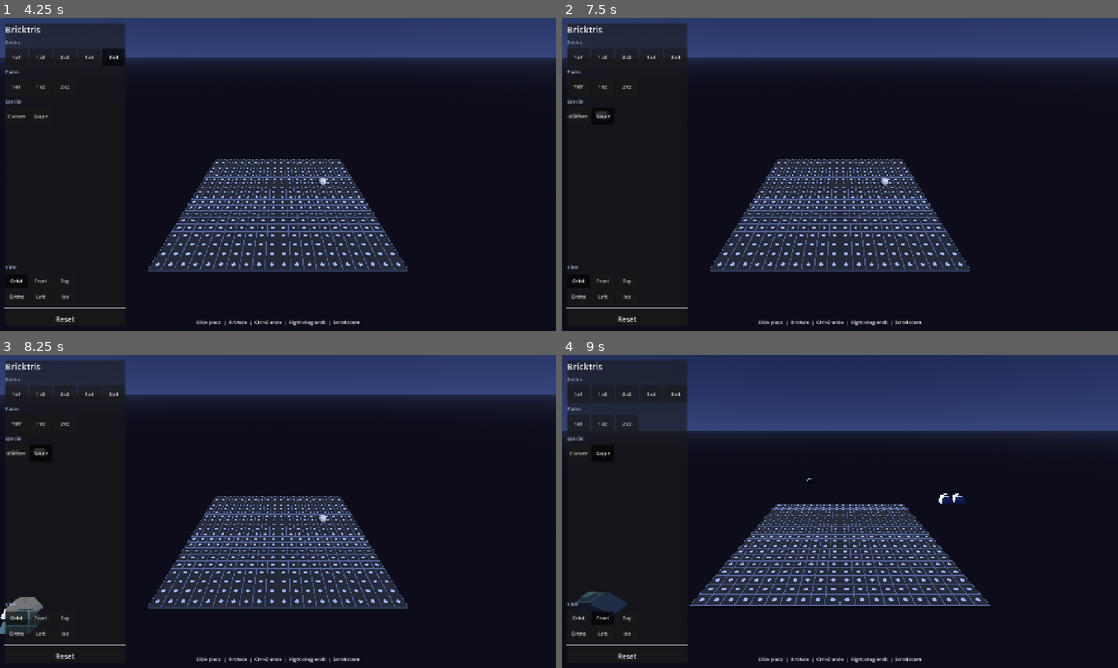
Above: before the commit, frames 1-4 (two rows, left to right).
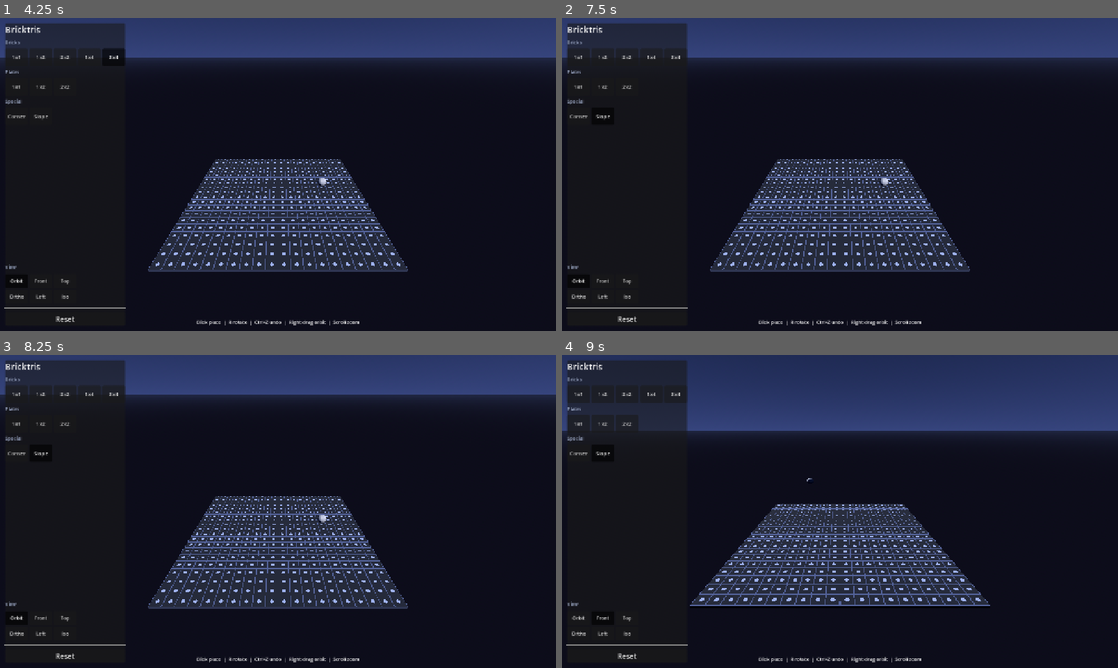
Above: after the commit, the same moments.

Repository: ZacharyEllison/games
Game: Godot game, scene res://scenes/main.tscn
Two runs of this game, one before a commit and one after it. Both use one fixed random seed, a clock stepped at 60 frames per second and the inputs below.
Inputs:
- Up to frame 1 (4.25 s): click "1x1" at 0.5 s; click "1x2" at 1.25 s; click "2x2" at 2 s; click "1x4" at 2.75 s; click "2x4" at 3.5 s
- Up to frame 2 (7.5 s): click "1x1" at 4.25 s; click "1x2" at 5 s; click "2x2" at 5.75 s; click "Corner" at 6.5 s; click "Slope" at 7.25 s
- Up to frame 3 (8.25 s): click "Orbit" at 8 s
- Up to frame 4 (9 s): click "Front" at 8.75 s

Frame 1 is identical in both runs. In frame 2, less than 0.1% of the frame differs, in the area x 1-13%, y 21-32%; in frame 3, 0.5%, in the area x 0-13%, y 21-90%; in frame 4, 0.5%.

Commit message:
Prevent Bricktris off-grid placement and UI click-through.
Reject footprints outside the desk grid, route mouse input through unhandled_input so sidebar clicks do not place bricks, and re-export the web build.

Diff:
--- a/bricktris/scripts/build_grid.gd
+++ b/bricktris/scripts/build_grid.gd
@@ -41,6 +41,8 @@
 	var steps := GridSnapper.rot_steps_from_y(rot_y)
 	var studs := GridSnapper.rotated_studs(GridSnapper.studs_for(type), steps)
 	var xz := GridSnapper.snap_xz(hit, studs)
+	if not GridSnapper.footprint_fits_desk(xz, studs):
+		return {}
 	var y := bottom_y(type, xz, steps)
 	return {
 		"position": Vector3(xz.x, y, xz.y),
--- a/bricktris/scripts/grid_snapper.gd
+++ b/bricktris/scripts/grid_snapper.gd
@@ -72,6 +72,14 @@
 			cells.append(Vector2i(min_ix + ix, min_iz + iz))
 	return cells
 
+static func footprint_fits_desk(center_xz: Vector2, studs: Vector2i) -> bool:
+	for cell in footprint_indices(center_xz, studs):
+		if cell.x < 0 or cell.y < 0:
+			return false
+		if cell.x >= BuildLayout.DESK_STUDS or cell.y >= BuildLayout.DESK_STUDS:
+			return false
+	return true
+
 static func snap_rotation(rot_y: float) -> float:
 	return float(rot_steps_from_y(rot_y)) * (PI * 0.5)
 
--- a/bricktris/scripts/hud.gd
+++ b/bricktris/scripts/hud.gd
@@ -125,6 +125,11 @@
 func get_selected_type() -> String:
 	return _selected_type
 
+func is_pointer_over_ui(screen_pos: Vector2) -> bool:
+	if not desktop_palette.visible:
+		return false
+	return desktop_palette.get_global_rect().has_point(screen_pos)
+
 func _show_desktop_ui() -> void:
 	desktop_palette.show()
 	hint_label.show()
--- a/bricktris/scripts/main.gd
+++ b/bricktris/scripts/main.gd
@@ -264,8 +264,11 @@
 	var hit := _raycast_surface(right_hand.global_position, -right_hand.global_transform.basis.y)
 	if hit == Vector3.INF:
 		hit = right_hand.global_position
-	_finalize_placement(held_brick as Brick, _grabbed_type, held_brick.rotation.y,
-		BuildGrid.placement(_grabbed_type, hit, held_brick.rotation.y))
+	var p: Dictionary = BuildGrid.placement(_grabbed_type, hit, held_brick.rotation.y)
+	if p.is_empty():
+		held_brick = null
+		return
+	_finalize_placement(held_brick as Brick, _grabbed_type, held_brick.rotation.y, p)
 	held_brick = null
 
 func _release_velocity() -> Vector3:
@@ -420,8 +423,20 @@
 	return _raycast_surface(origin, dir)
 
 func _update_desktop_ghost() -> void:
+	var mouse := get_viewport().get_mouse_position()
+	if hud.is_pointer_over_ui(mouse):
+		if _desktop_ghost:
+			_desktop_ghost.visible = false
+		return
+
 	var hit := _pointer_hit()
 	if hit == Vector3.INF:
+		if _desktop_ghost:
+			_desktop_ghost.visible = false
+		return
+
+	var p: Dictionary = BuildGrid.placement(_desktop_type, hit, deg_to_rad(_desktop_ghost_rot))
+	if p.is_empty():
 		if _desktop_ghost:
 			_desktop_ghost.visible = false
 		return
@@ -434,7 +449,6 @@
 		bricks_container.add_child(_desktop_ghost)
 		(_desktop_ghost as Brick).set_ghost(true)
 
-	var p: Dictionary = BuildGrid.placement(_desktop_type, hit, deg_to_rad(_desktop_ghost_rot))
 	_desktop_ghost.visible = true
 	_desktop_ghost.global_position = p["position"]
 	_desktop_ghost.rotation.y = p["rot_y"]
@@ -445,6 +459,17 @@
 		_desktop_ghost = null
 
 func _input(event: InputEvent) -> void:
+	if _in_vr:
+		return
+	if event is InputEventKey and event.pressed and not event.echo:
+		if event.keycode == KEY_R:
+			_desktop_ghost_rot = fmod(_desktop_ghost_rot + 90.0, 360.0)
+			if _desktop_ghost:
+				_desktop_ghost.rotation.y = deg_to_rad(_desktop_ghost_rot)
+		elif event.keycode == KEY_Z and (event.ctrl_pressed or event.meta_pressed):
+			_desktop_undo()
+
+func _unhandled_input(event: InputEvent) -> void:
 	if _in_vr:
 		return
 	if event is InputEventMouseButton:
@@ -458,17 +483,15 @@
 					_zoom_desktop_camera(-BuildLayout.STUD_PITCH * 0.75)
 				MOUSE_BUTTON_WHEEL_DOWN:
 					_zoom_desktop_camera(BuildLayout.STUD_PITCH * 0.75)
-	if event is InputEventKey and event.pressed and not event.echo:
-		if event.keycode == KEY_R:
-			_desktop_ghost_rot = fmod(_desktop_ghost_rot + 90.0, 360.0)
-			if _desktop_ghost:
-				_desktop_ghost.rotation.y = deg_to_rad(_desktop_ghost_rot)
-		elif event.keycode == KEY_Z and (event.ctrl_pressed or event.meta_pressed):
-			_desktop_undo()
 
 func _desktop_place() -> void:
+	if hud.is_pointer_over_ui(get_viewport().get_mouse_position()):
+		return
 	var hit := _pointer_hit()
 	if hit == Vector3.INF:
+		return
+	var p: Dictionary = BuildGrid.placement(_desktop_type, hit, deg_to_rad(_desktop_ghost_rot))
+	if p.is_empty():
 		return
 	var scene := BrickPalette.BRICK_SCENES.get(_desktop_type) as PackedScene
 	if not scene:
@@ -476,11 +499,14 @@
 	var brick: Brick = scene.instantiate()
 	bricks_container.add_child(brick)
 	brick.set_ghost(true)
-	var p: Dictionary = BuildGrid.placement(_desktop_type, hit, deg_to_rad(_desktop_ghost_rot))
 	_finalize_placement(brick, _desktop_type, p["rot_y"], p)
 
 func _finalize_placement(brick: Brick, type: String, rot_y: float, preset: Dictionary = {}) -> void:
 	var p: Dictionary = preset if not preset.is_empty() else BuildGrid.placement(type, brick.global_position, rot_y)
+	if p.is_empty():
+		if is_instance_valid(brick):
+			brick.queue_free()
+		return
 	brick.global_position = p["position"]
 	brick.rotation = Vector3(0, p["rot_y"], 0)
 	brick.set_placed(type, p["rot_steps"])
Not shown, changed: bricktris/index.html
Not shown, changed: bricktris/index.pck
